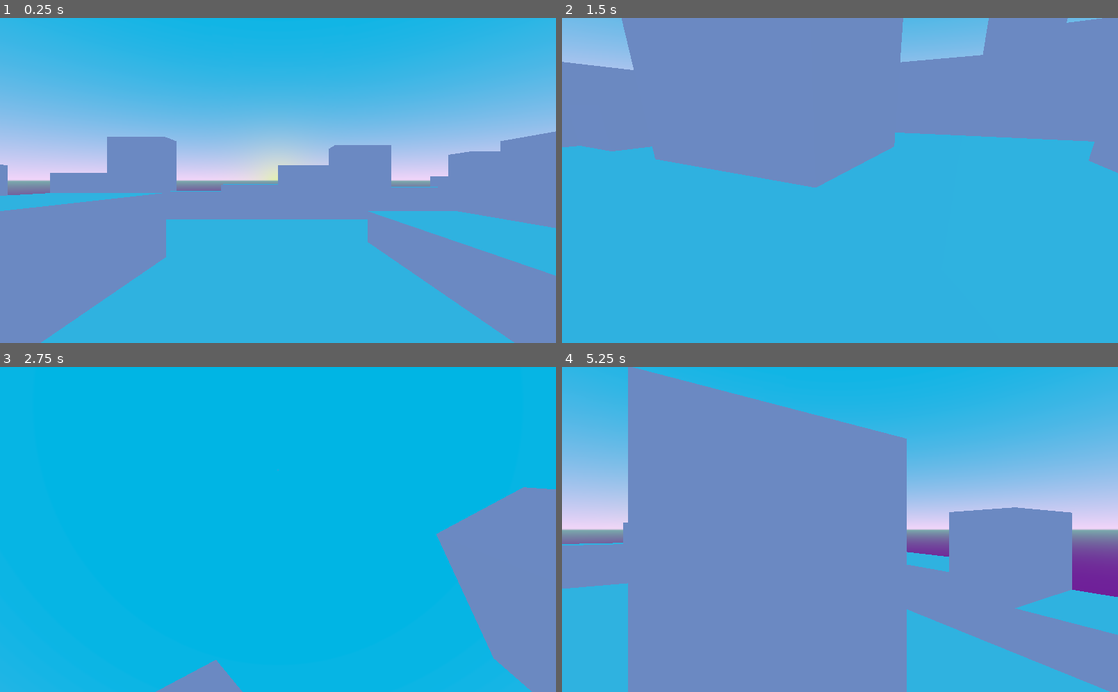
Above: before the commit, frames 1-4 (two rows, left to right).
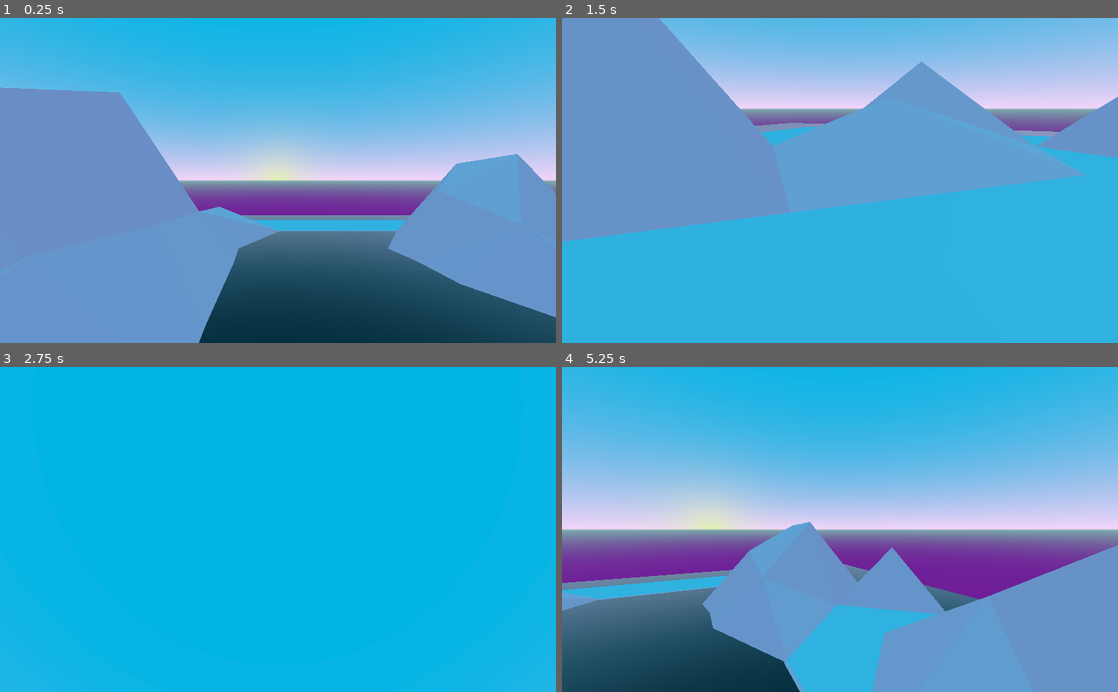
Above: after the commit, the same moments.

Repository: matthias-jaeger-net/fps-research
Game: Godot game, scene res://World.tscn
Same seed, same stepped clock (60 frames per second), same inputs: the game is played once before the commit and once after it.
Inputs (mouse positions are in pixels of both pictures, inside the frame that each line leads up to):
- Up to frame 1 (0.25 s): no input
- Up to frame 2 (1.5 s): move the mouse to (962, 164) at 0.52 s; hold D (right) 0.53-1.28 s; hold Shift (sprint) 0.53-1.28 s; tap Space (jump) at 0.77 s; move the mouse to (728, 196) at 1.27 s; hold S (back) from 1.28 s (still down); tap Shift (sprint) at 1.35 s
- Up to frame 3 (2.75 s): tap Space (jump) at 1.52 s; move the mouse to (333, 458) at 2.02 s; release S (back) at 2.03 s; hold D (right) from 2.03 s (still down); hold Shift (sprint) from 2.03 s (still down)
- Up to frame 4 (5.25 s): move the mouse to (812, 594) at 2.77 s; release D (right) at 2.78 s; release Shift (sprint) at 2.78 s; hold W (forward) 2.78-3.53 s; tap Shift (sprint) at 2.85, 4.35 s; tap Space (jump) at 3.02, 3.77, 4.52 s; move the mouse to (1006, 578) at 3.52 s; hold Shift (sprint) 3.53-4.28 s; hold A (left) 3.53-5.03 s; move the mouse to (673, 480) at 4.27 s; move the mouse to (867, 529) at 5.02 s; hold S (back) from 5.03 s (still down); hold Shift (sprint) from 5.03 s (still down)

The runs differ from the first frame. In frame 1, 41% of the frame differs, in the area x 0-100%, y 21-100%; in frame 2, 37%; in frame 3, 9.8%; in frame 4, 54%, in the area x 0-100%, y 0-100%.

Commit message:
Added demo level2 mountains

Diff:
--- a/game/World.tscn
+++ b/game/World.tscn
@@ -1,8 +1,9 @@
-[gd_scene load_steps=6 format=2]
+[gd_scene load_steps=7 format=2]
 
 [ext_resource path="res://Player.gd" type="Script" id=1]
 [ext_resource path="res://Material.material" type="Material" id=2]
 [ext_resource path="res://level1.dae" type="PackedScene" id=3]
+[ext_resource path="res://level2.dae" type="PackedScene" id=4]
 
 [sub_resource type="CapsuleShape" id=1]
 radius = 0.7
@@ -46,4 +47,8 @@
 material = ExtResource( 2 )
 
 [node name="level1" parent="." instance=ExtResource( 3 )]
-transform = Transform( 1, 0, 0, 0, 1, 0, 0, 0, 1, -0.165562, -10.2163, 4.01761 )
+transform = Transform( 1, 0, 0, 0, 1, 0, 0, 0, 1, -0.165562, -11.7047, 4.01761 )
+visible = false
+
+[node name="level2" parent="." instance=ExtResource( 4 )]
+transform = Transform( 1, 0, 0, 0, 1, 0, 0, 0, 1, 0, -10.0198, 0 )
Not shown, added: game/level2.dae
Not shown, added: game/level2.dae.import
Not shown, added: asssets/level2.blend
Not shown, added: asssets/level2.blend1
Not shown, added: asssets/level2.dae
